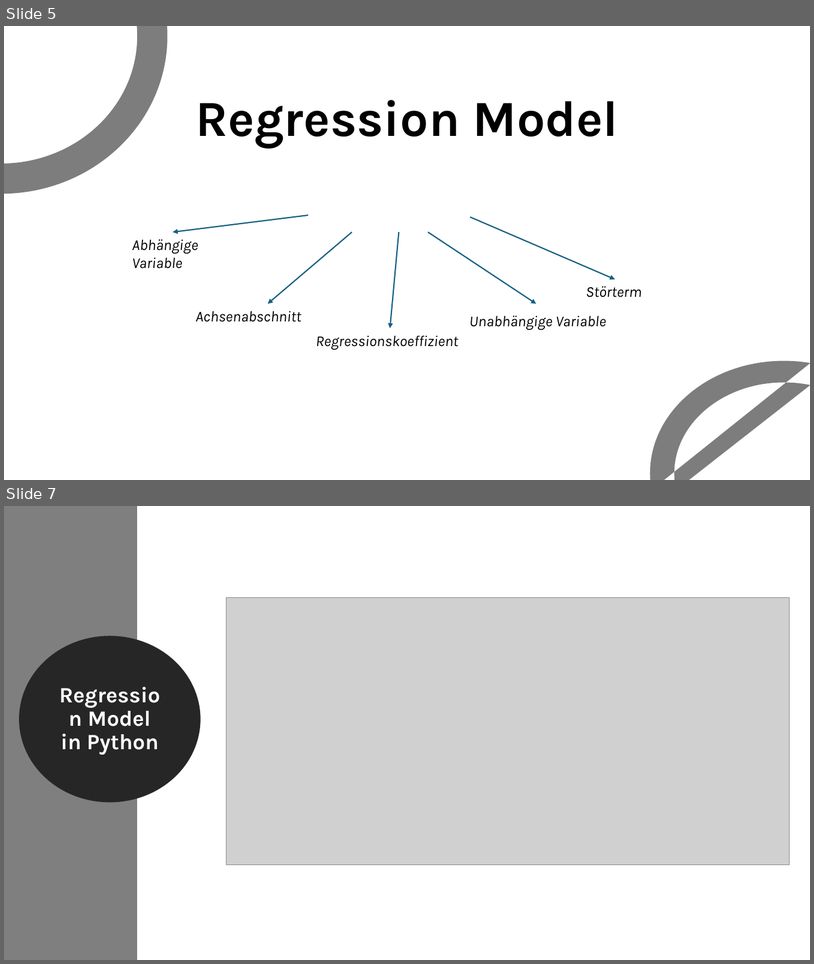
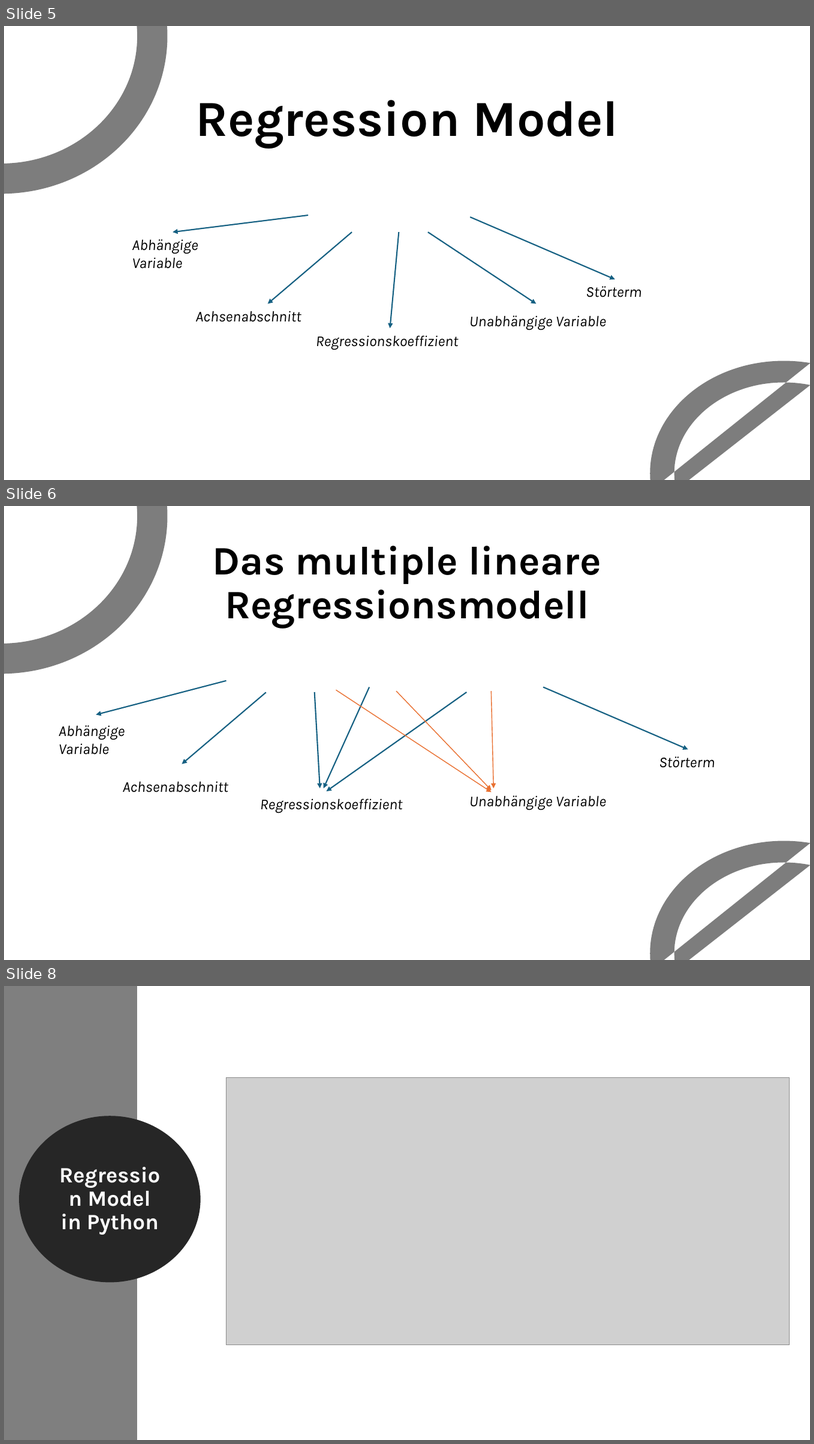
Before and after one commit to ApeXLgross/Stats2_project_PP, a slide deck: Statistk2.pptx. Shown one above the other, each under a label of ours: slides 5 and 7 before the commit, slides 5, 6 and 8 after it; the slides between them are not shown. The pictures are 814x964 and 814x1444 pixels, drawn with LibreOffice and Linux fonts; fonts in the diff are those of the drawing; grey boxes stand for pictures. Boxes give left, top, right and bottom in pixels: in the first picture for what was removed or moved away, otherwise in the second. Text is boxed around its words. In the diff, an @@ line names an element or a change of style, - is before the commit and + after.

```diff
--- a/Statistk2.pptx
+++ b/Statistk2.pptx
@@ slide 6 added at [4,506,810,960], background #FFFFFF @@
@@ freeform shape added at [4,506,167,673], fill #000000 at 51% opacity @@
@@ title added at [213,546,602,628], 48 pt, text #000000, bold @@
+Das multiple lineare Regressionsmodell
@@ arrow added from (227, 681) to (96, 715), #156082 1.5 pt @@
@@ arrow added from (266, 693) to (182, 764), #156082 1.5 pt @@
@@ arrow added from (315, 693) to (320, 788), #156082 1.5 pt @@
@@ arrow added from (369, 687) to (324, 788), #156082 1.5 pt @@
@@ arrow added from (467, 693) to (326, 791), #156082 1.5 pt @@
@@ arrow added from (336, 690) to (492, 792), #E97132 1 pt @@
@@ arrow added from (396, 691) to (492, 790), #E97132 1 pt @@
@@ arrow added from (492, 691) to (494, 788), #E97132 1 pt @@
@@ arrow added from (543, 687) to (689, 749), #156082 1.5 pt @@
@@ text added at [59,725,125,754], 18 pt, text #000000, italic @@
+Abhängige Variable
@@ text added at [659,756,715,768], 18 pt, text #000000, italic @@
+Störterm
@@ text added at [123,781,228,792], 18 pt, text #000000, italic @@
+Achsenabschnitt
@@ text added at [260,798,403,813], 18 pt, text #000000, italic @@
+Regressionskoeffizient
@@ text added at [470,795,606,810], 18 pt, text #000000, italic @@
+Unabhängige Variable
@@ freeform shape added at [651,841,810,960], fill #000000 at 51% opacity @@
@@ what was slide 7 is now slide 8 @@
```
Also in this commit, not shown: 6 slides changed, 12 other slides added, 3 slides removed.
